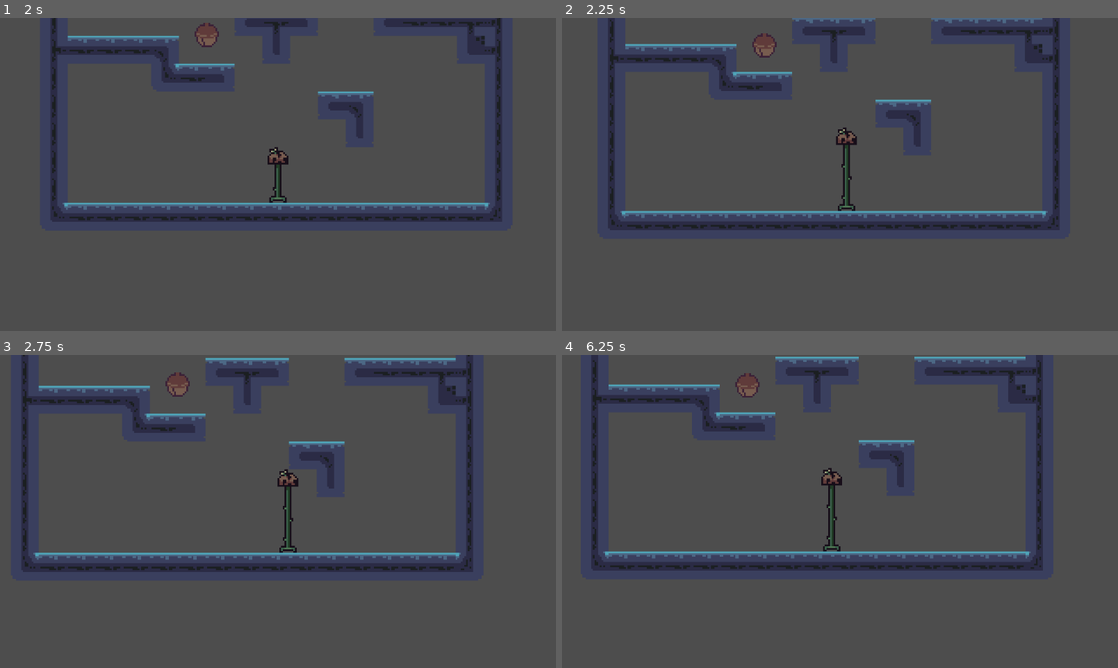
Above: before the commit, frames 1-4 (two rows, left to right).
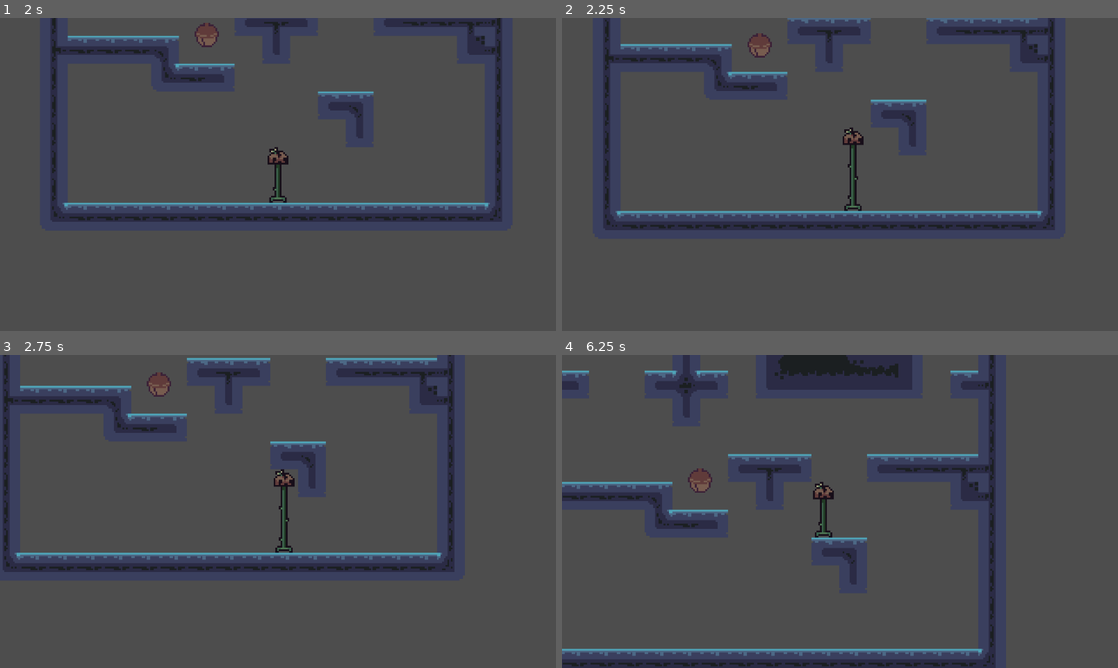
Above: after the commit, the same moments.

Repository: Artindi/Server-Wide-Game-Jam-1
Game: Godot game, scene res://scenes/screens/main_menu.tscn
Same seed, same stepped clock (60 frames per second), same inputs: the game is played once before the commit and once after it. The engine's default icon, where the game draws it, is replaced by a stand-in: a white triangle on a blue panel in a dark square.
Inputs:
- Up to frame 1 (2 s): click "Play" at 0.5 s; click "Level 1" at 1.25 s
- Up to frame 2 (2.25 s): hold D (Right) from 2.03 s (still down)
- Up to frame 3 (2.75 s): keep holding D (Right)
- Up to frame 4 (6.25 s): release D (Right) at 3.53 s; hold A (Left) 3.53-4.28 s; hold D (Right) 4.28-5.78 s; hold A (Left) from 5.78 s (still down)

Frame 1 is identical in both runs. In frame 2, 4.8% of the frame differs, in the area x 7-90%, y 0-68%; in frame 3, 7.9%; in frame 4, 21%, in the area x 0-87%, y 0-100%.
Error after the commit: Attempt to call function 'get_collider' in base 'null instance' on a null instance. (res://scripts/player.gd:69)

Commit message:
Update player.gd

Diff:
--- a/scripts/player.gd
+++ b/scripts/player.gd
@@ -1,6 +1,4 @@
 extends CharacterBody2D
-class_name Player
-
 @export var sections : Node2D
 @export var foot_collision : CollisionShape2D
 @export var headSprite : Sprite2D
@@ -14,12 +12,13 @@
 var shortFootSprite = preload("res://assets/images/characters/Feet2.png")
 var tallFootSprite = preload("res://assets/images/characters/Feet1.png")
 
+
 var SECTION = preload("res://scenes/Player/section.tscn")
 
-const SPEED = 32.0
+const SPEED = 64
 
-#Misc variables
-var growthDirection : bool = true
+var growth_speed = 1
+var can_grow = true
 
 # Get the gravity from the project settings to be synced with RigidBody nodes.
 var gravity = ProjectSettings.get_setting("physics/2d/default_gravity")
@@ -55,13 +54,6 @@
 	foot_collision.position.y = distance * 16
 	pass
 
-func removeSection() -> void:
-	if (sections.get_child_count() > 0):
-		self.global_position.y += 16
-		moveFeet(sections.get_child_count())
-	else:
-		get_tree().reload_current_scene()
-
 func spawnSection() -> void:
 	self.global_position.y -= 16
 	moveFeet(sections.get_child_count() + 2)
@@ -71,8 +63,28 @@
 	section.position.y += sections.get_child_count() * 16
 	section.index = sections.get_child_count()
 
+#changes growth_timer speed based envornmental conditions
+func checkGrowthSpeed():
+	growth_speed = 1
+	if $FootCollision/ConcreteDetector.get_collider() != null:
+		if "Concrete" in $FootCollision/ConcreteDetector.get_collider().get_name():
+			growth_speed -= 1
+	if $GrowthLightDetection.get_collider() != null:
+		if "GrowthLight" in $GrowthLightDetection.get_collider().get_name():
+			growth_speed += 1
+
+	if growth_speed == 0:
+		can_grow = false
+	elif growth_speed == 1:
+		can_grow = true
+		growth_timer.wait_time = 0.75
+	elif growth_speed == 2:
+		can_grow = true
+		growth_timer.wait_time = 0.25
+
 func _on_growth_timer_timeout() -> void:
-	if (growthDirection):
+	checkGrowthSpeed()
+	if can_grow:
 		if sections.get_child_count() == 0:
 			if foot_collision.position.y == 0:
 				self.global_position.y -= 16
@@ -82,9 +94,6 @@
 		else:
 			spawnSection()
 
-	else:
-		removeSection()
-
 func _on_break_feet_body_entered(body) -> void:
 	if body.name == "TileMap":
 		moveFeet(sections.get_child_count())
